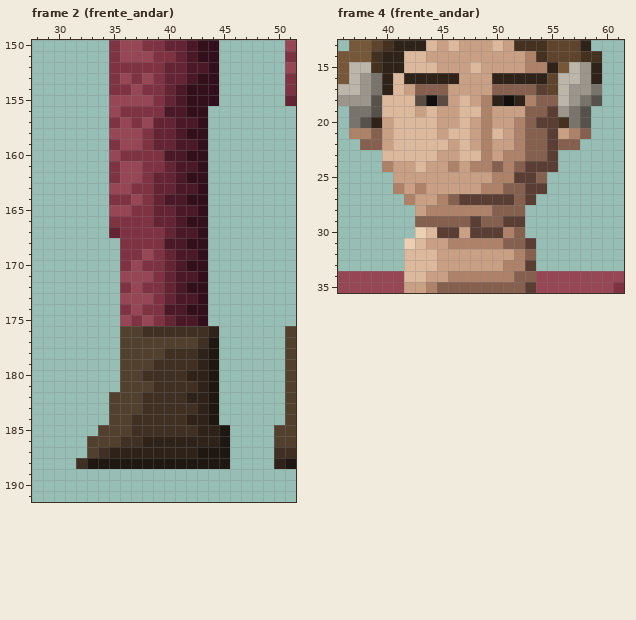
A pixel-art file gets an edit: netzach/art/fonte/alfaiate.aseprite. This is how it looked before the edit.
96x192 pixels, 15 frames. Colours within 5 levels of each other are drawn and written as one. Shown: frame 2 (frente_andar): x 28..51, y 150..191; frame 4 (frente_andar): x 36..61, y 13..35. The commit also changed other frames or places, which this record leaves out.
Now the later version:
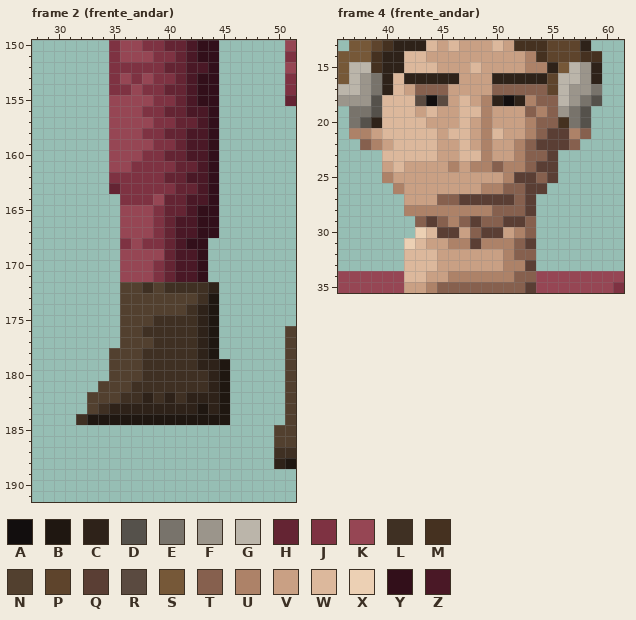
Palette (. is transparent): A #120e0e  B #1f1711  C #2e2219  D #55514b  E #78736b  F #9b958b  G #bbb5aa  H #642433  J #7e3242  K #964654  L #3f3023  M #453120  N #52402f  P #5e442c  Q #5a3e34  R #5a4a40  S #765838  T #86604e  U #ad8268  V #c9a084  W #dcb89c  X #ecd0b4  Y #320f1a  Z #4a1826
From old to new:
--- frame 2 (frente_andar)
@@ x 28..51 @@
 152 .......JJJJJHHZZY......K
-153 .......JKJKJHHZYY......J
-154 .......JJKJJHZYYY......J
-155 .......KKKKJHZYYY......H
-156 .......KJJJJZZYY........
-157 .......JKJKHHZZY........
-158 .......KKKJHHZYY........
-159 .......JKKJHHZZY........
-160 .......KJJJJZZYY........
-161 .......JKKJJHZZY........
-162 .......JKKJHHZYY........
-163 .......KKJJHHZZY........
-164 .......JJKJHZZYY........
-165 .......KKJJHHZZY........
-166 .......JJJJHHZYY........
-167 .......HJJJJHZZY........
-168 ........JJJJZZYY........
-169 ........JJKJHZZY........
-170 ........JKJJHZYY........
+153 .......JKJKJJHZYY......J
+154 .......JJKJJHHZYY......J
+155 .......KKKKJJHZYY......H
+156 .......KKKJJHHZZY.......
+157 .......KKKKJJHHZY.......
+158 .......KKKJJHHZZY.......
+159 .......KKKKJJHZZY.......
+160 .......KKKJJHHZZY.......
+161 .......KKJJJJHHZY.......
+162 .......JJJJJHHZZY.......
+163 .......HJJJJJHHZY.......
+164 ........JJJKHHZZY.......
+165 ........KKKJHHZYY.......
+166 ........KKKJHZZYY.......
+167 ........KKKJHZZYY.......
+168 ........JKJJHZYY........
+169 ........KKKKHZZY........
+170 ........KKKJHZZY........
 171 ........KKKJHZZY........
-172 ........JKJJHZYY........
-173 ........KKKJHZZY........
-174 ........JKJJZZYY........
-175 ........KJKJHZZY........
-176 ........NNLLLLLLC......N
-177 ........NNNNNNNLB......N
-178 ........NNNNLLLCB......N
-179 ........NNNLLLLCB......N
-180 ........NNLLLLCCB......N
-181 ........NNNLLLLCB......N
-182 .......NNNLLLLCCB......N
-183 .......NNNLLLLLCB......N
-184 .......NNLLLLLCCB......N
-185 ......NNNLLLLLLCCB....NN
-186 .....NNNLLCCCCCCCB....NN
-187 .....NLCCCCCCCCBBB....LL
-188 ....LBBBBBBBBBBBBB....CB
+172 ........NNLNLLLLC.......
+173 ........NNNNNNNLB.......
+174 ........NNNNNNLCB.......
+175 ........NNNLLLLCB.......
+176 ........NNLLLLLCB......N
+177 ........NNNLLLLCB......N
+178 .......NNNLLLLLCB......N
+179 .......NNNLLLLLCCB.....N
+180 .......NNNLLLLLLCB.....N
+181 ......NNNLLLLLLLCB.....N
+182 .....NNNLLCLCLCCCB.....N
+183 .....NLCCCCCCCCBCB.....N
+184 ....LBBBBBBBBBBBBB.....N
+185 ......................NN
+186 ......................NN
+187 ......................LL
+188 ......................CB
 189 ........................
--- frame 4 (frente_andar)
@@ x 36..61 @@
 16 SGFECWCCCCCVVVCCCCCPGGFC..
-17 GGFECWVTTTVVVVTTTTQPGFFE..
+17 GGFECWVTTTVVVVTTTTTPGFFE..
 18 FFFDWWWRARVWVUCACUTTGFED..
-19 .EEDWWWVWVVWWUVVVTTQFED...
-20 .EDCVWWWWVVWVUVVUTQQMED...
-21 .UUTVWWWWVWWVUWVUTTQVUT...
-22 ..TTVWWWWWVWVUVVUTTQTT....
-23 ....WWWWWVVWWUVUUTTQ......
-24 ....UVVWVVUVUUTUTQQQ......
-25 .....VVVVVVVVVUUQQT.......
-26 .....UVUVVVVVUUTTQQ.......
-27 ......UVVUTQQQQQTQ........
-28 .......VUUUUUUTTT.........
-29 .......TTTTTQTTQQ.........
-30 .......XWQQVQQQUT.........
-31 ......XWVVUUUUUTTQ........
-32 ......WWWVVVVVVVUT........
+19 .EEDWWWVWVVWWUVVVTUTFED...
+20 .EDCWWWWVVVWVUVVVUTTMED...
+21 .UUVWWWWWVWWVUWVVUTQQUT...
+22 ..TUVWWWWVVWVUVVUTQQQT....
+23 ....WWWWWVVWWUVVUTTQ......
+24 ....VWVVVVUVUUTUUTQQ......
+25 ....UVVVVVVVVVVUQQTQ......
+26 .....UVVVVVVVUUTTQQ.......
+27 ......VVVTTQQQQQTQ........
+28 ......UUUUUUUUTTTQ........
+29 .......TQTUTQTTQQT........
+30 .......XWQQVTQQVUT........
+31 ......XWVVUUQUUUTQ........
+32 ......WWWVVVVVVUTT........
 33 ......WWWVVVVVVUUQ........
Changed places in both pictures, as pixel boxes (x1, y1, x2, y2):
changed: (76, 73, 230, 469)
changed: (371, 84, 569, 260)
